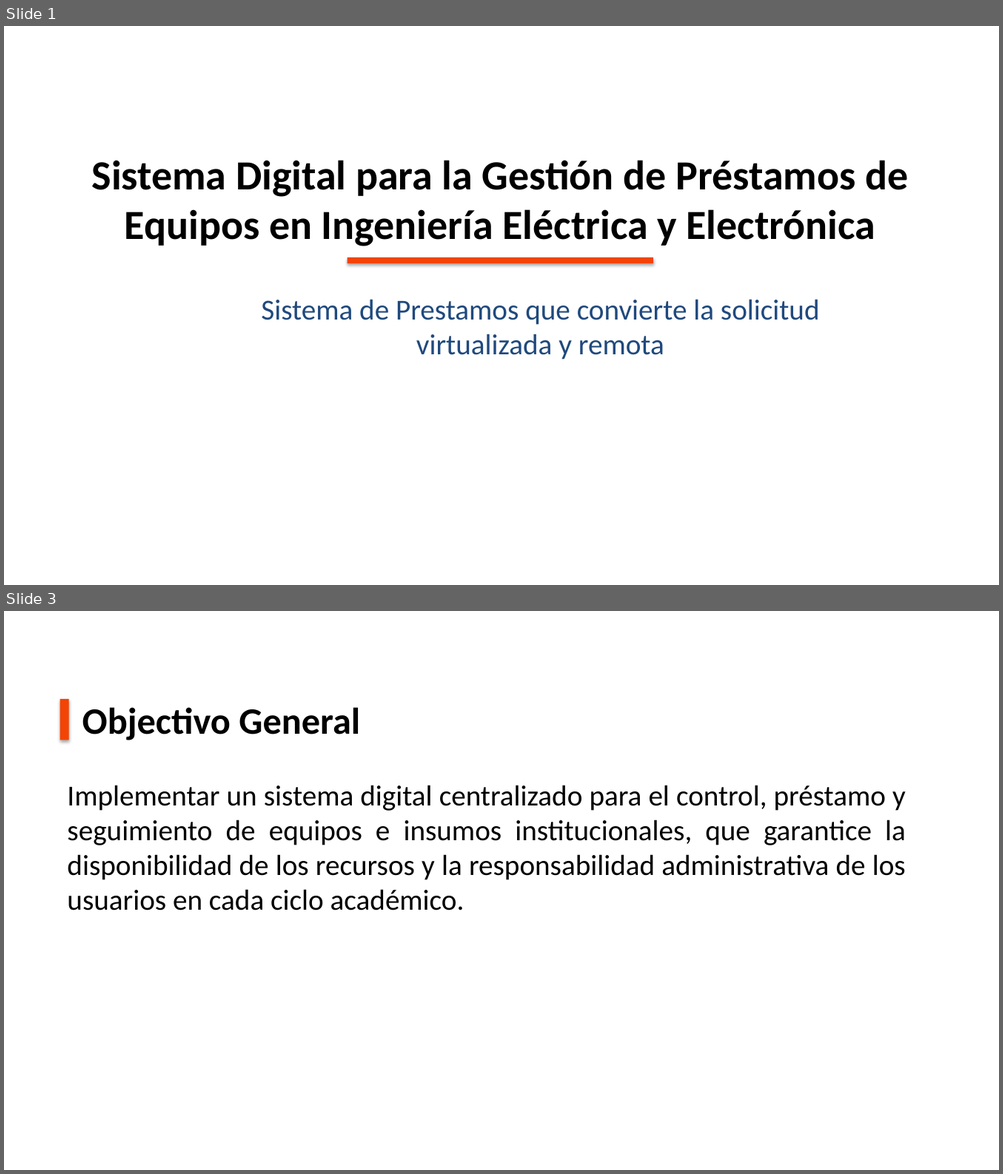
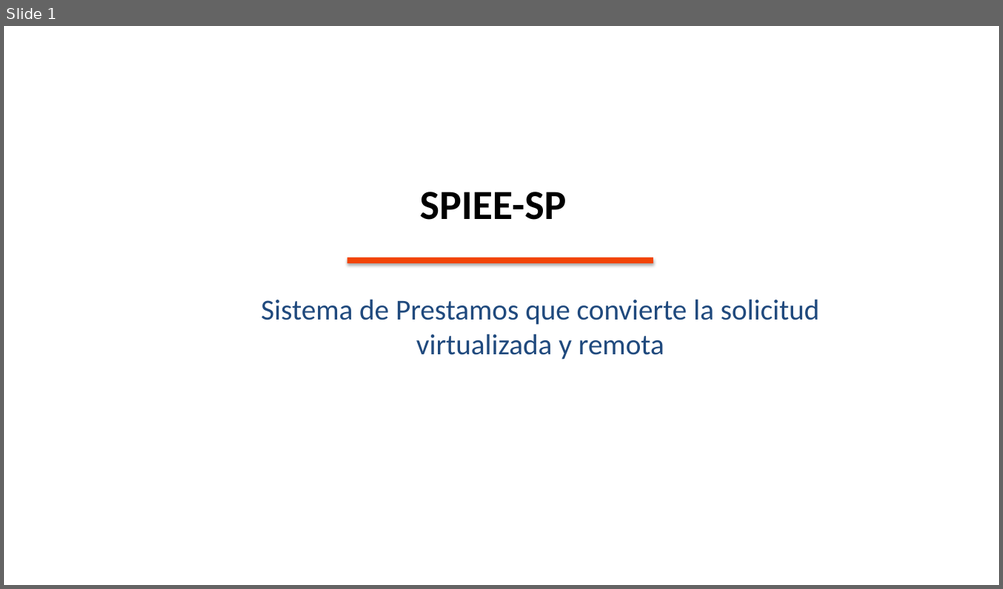
Before and after one commit to franlyrl/PrestamosInventarioIEE, a slide deck: backend/more/SDGPEIEE-SistemaInventario.pptx. Shown one above the other, each under a label of ours: slides 1 and 3 before the commit, slide 1 after it; the slides between them are not shown. The pictures are 1003x1174 and 1003x589 pixels, drawn with LibreOffice and Linux fonts; fonts in the diff are those of the drawing; background and template pictures are left out. Boxes give left, top, right and bottom in pixels: in the first picture for what was removed or moved away, otherwise in the second. Text is boxed around its words. In the diff, an @@ line names an element or a change of style, - is before the commit and + after.

```diff
--- a/backend/more/SDGPEIEE-SistemaInventario.pptx
+++ b/backend/more/SDGPEIEE-SistemaInventario.pptx
@@ slide 3 removed at (x1=4, y1=611, x2=999, y2=1170), background picture (left out) @@
@@ rectangle removed at (x1=60, y1=699, x2=69, y2=740) @@
@@ text removed at (x1=82, y1=707, x2=360, y2=741) @@
-Objectivo General
@@ text removed at (x1=67, y1=785, x2=905, y2=911) @@
-Implementar un sistema digital centralizado para el control, préstamo y seguimiento de equipos e insumos institucionales, que garantice la disponibilidad de los recursos y la responsabilidad administrativa de los usuarios en cada ciclo académico.
@@ slide 1 changed as well @@
@@ text removed at (x1=92, y1=160, x2=908, y2=247) @@
-Sistema Digital para la Gestión de Préstamos de Equipos en Ingeniería Eléctrica y Electrónica
@@ text added at (x1=420, y1=192, x2=566, y2=220), 40 pt, text #000000, bold @@
+SPIEE-SP
```
Also in this commit, not shown: 2 other slides changed, 4 other slides removed, 9 other files.
